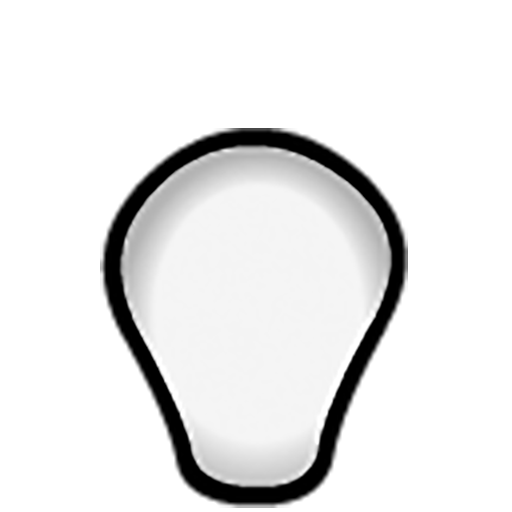
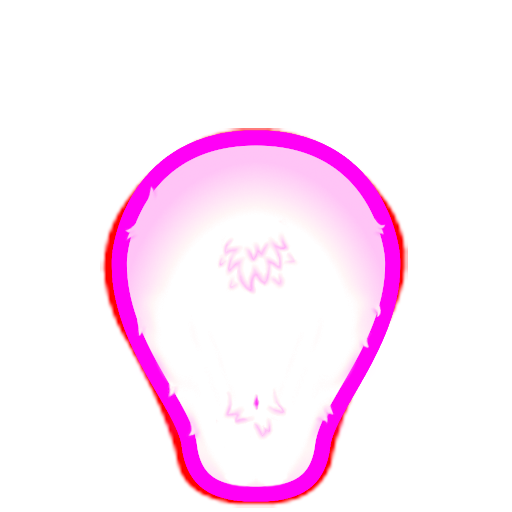
Revision of a layered w=512, h=512 image; what changed, layer by layer:
added group "base coat" with 2 layers above "white bg" over [100, 128, 408, 508]
added layer "Tufts_Hulk_south" in group "base coat" over [111, 130, 408, 502]
moved "Naked_Hulk_south" into group "base coat", painted on it over [100, 128, 408, 508]
hid "white bg" over [100, 128, 408, 508]